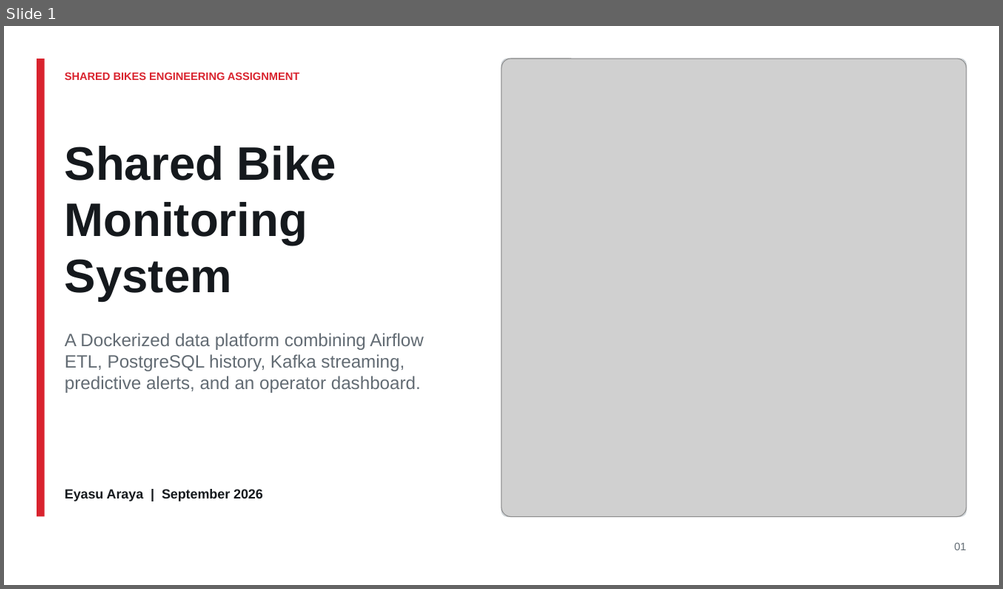
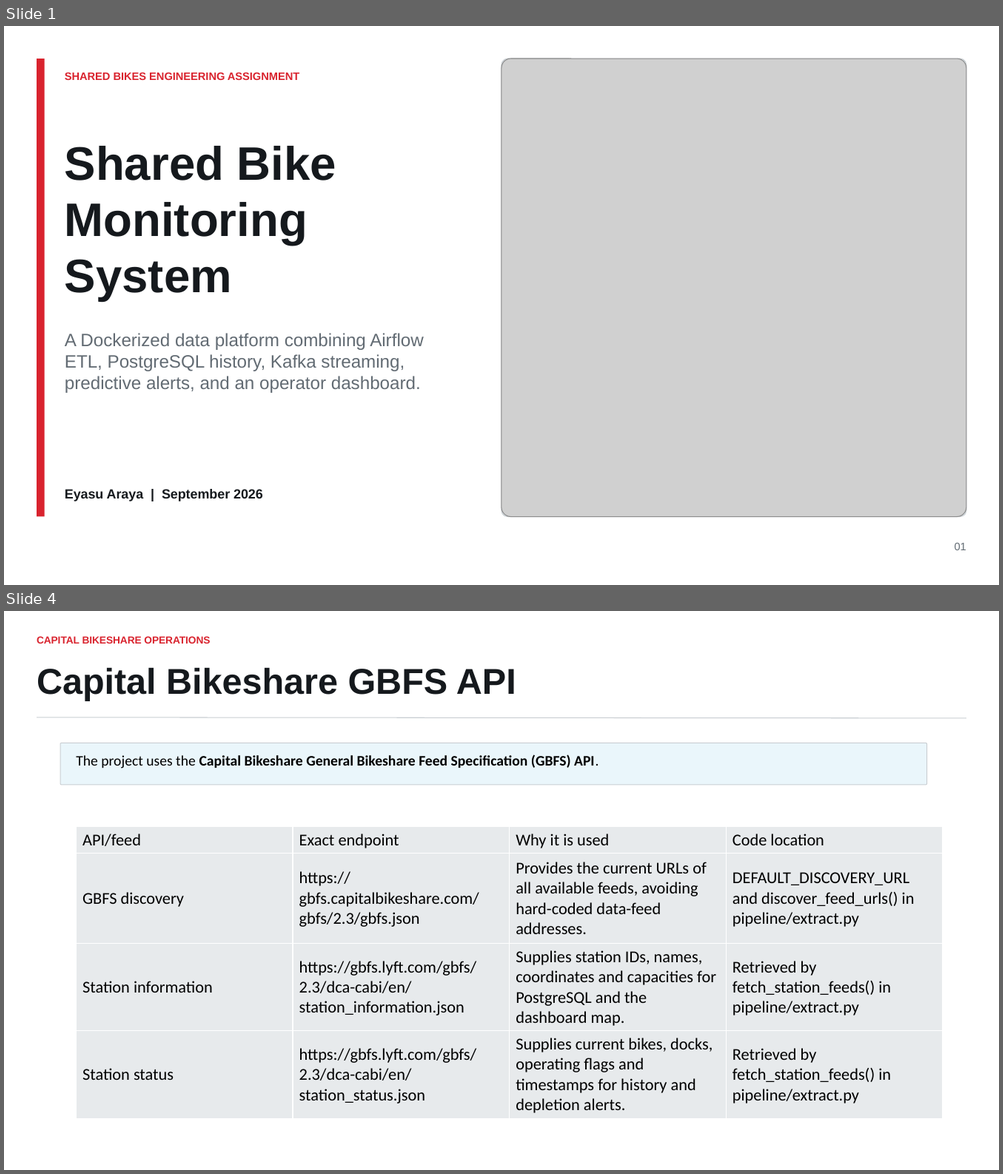
Before and after one commit to EyasuTes/Shared-Bikes-App, a slide deck: capital_bikeshare_operations_platform.pptx. Shown one above the other, each under a label of ours: slide 1 before the commit, slides 1 and 4 after it; the slides between them are not shown. The pictures are 1003x589 and 1003x1174 pixels, drawn with LibreOffice and Linux fonts; fonts in the diff are those of the drawing; grey boxes stand for pictures. Boxes give left, top, right and bottom in pixels: in the first picture for what was removed or moved away, otherwise in the second. Text is boxed around its words. In the diff, an @@ line names an element or a change of style, - is before the commit and + after.

Commit message:
docs: update project presentation with implementation details

```diff
--- a/capital_bikeshare_operations_platform.pptx
+++ b/capital_bikeshare_operations_platform.pptx
@@ slide 4 added at (4,611,999,1170), background #FFFFFF @@
@@ text added at (37,636,210,644), 9.8 pt, text #D9232E, bold @@
+CAPITAL BIKESHARE OPERATIONS
@@ text added at (37,667,516,701), 34.7 pt, text #15191D, bold @@
+Capital Bikeshare GBFS API
@@ line added from (37, 718) to (967, 718), #C9CED2 0.75 pt @@
@@ rounded rectangle added at (60,743,926,785), fill #EAF6FB, outline #C9CED2 0.75 pt @@
@@ text added at (76,755,598,769), 14 pt, text #000000, bold @@
+The project uses the Capital Bikeshare General Bikeshare Feed Specification (GBFS) API.
@@ table added at (77,826,942,1116), 4 rows, 4 columns @@
+API/feed | Exact endpoint | Why it is used | Code location
+GBFS discovery | https://gbfs.capitalbikeshare.com/gbfs/2.3/gbfs.json | Provides the current URLs of all available feeds, avoiding hard-coded data-feed addresses. | DEFAULT_DISCOVERY_URL and discover_feed_urls() in pipeline/extract.py
+Station information | https://gbfs.lyft.com/gbfs/2.3/dca-cabi/en/station_information.json | Supplies station IDs, names, coordinates and capacities for PostgreSQL and the dashboard map. | Retrieved by fetch_station_feeds() in pipeline/extract.py
+Station status | https://gbfs.lyft.com/gbfs/2.3/dca-cabi/en/station_status.json | Supplies current bikes, docks, operating flags and timestamps for history and depletion alerts. | Retrieved by fetch_station_feeds() in pipeline/extract.py
```
Also in this commit, not shown: 3 slides changed, 6 other slides added, 1 slide removed.
